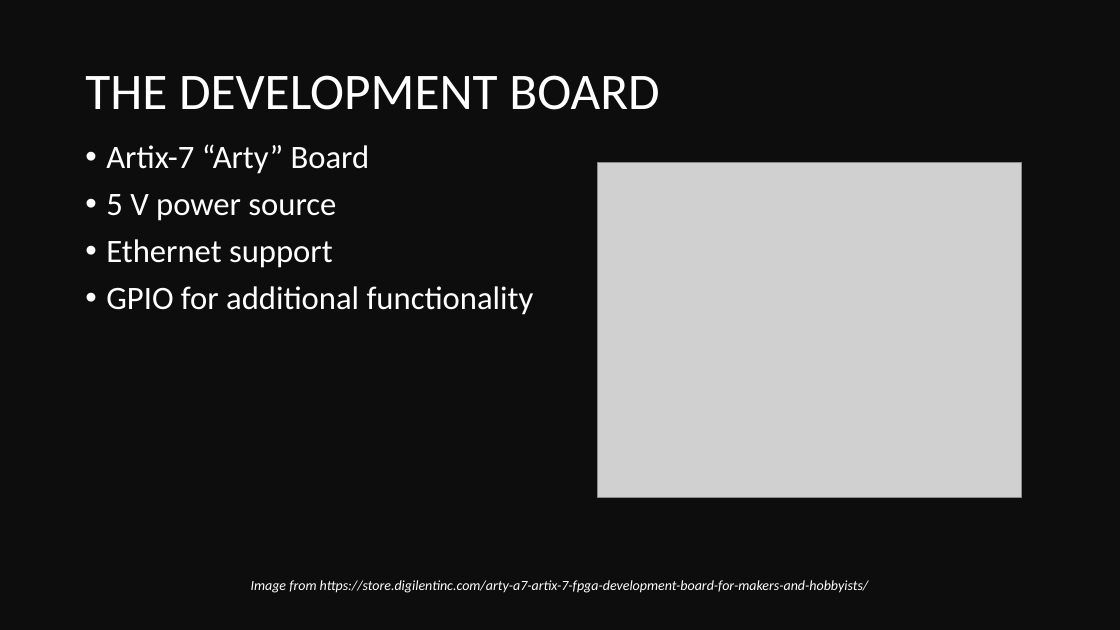
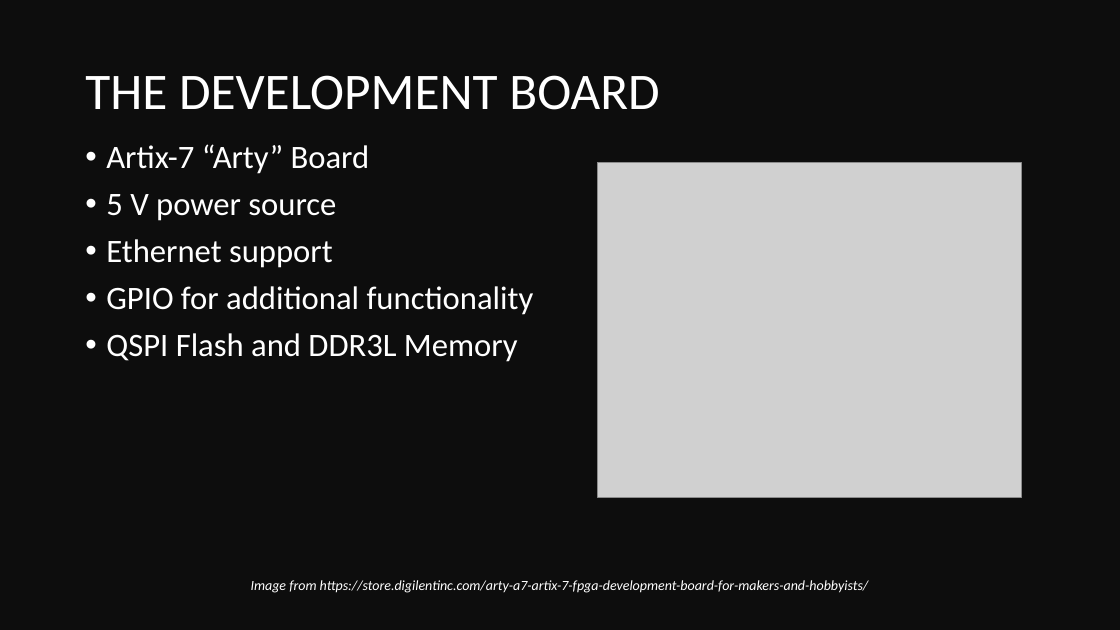
Before and after one commit to chrismajor2124/CSCI460_Final_Project_Yocto_on_Microblaze, a slide deck: slide 4 of docs/CSCI460_Presentation.pptx. Drawn at 1120x630 pixels with LibreOffice and Linux fonts; fonts in the diff are those of the drawing; grey boxes stand for pictures. Boxes give left, top, right and bottom in pixels: in the first picture for what was removed or moved away, otherwise in the second. Text is boxed around its words. In the diff, an @@ line names an element or a change of style, - is before the commit and + after.

Commit message:
Presentation updated

```diff
--- a/docs/CSCI460_Presentation.pptx
+++ b/docs/CSCI460_Presentation.pptx
@@ text at [106, 333, 518, 362]: paragraph added @@
+• QSPI Flash and DDR3L Memory
```
Also in this commit, not shown: 1 other slide changed, 9 slides added, 8 slides removed.
